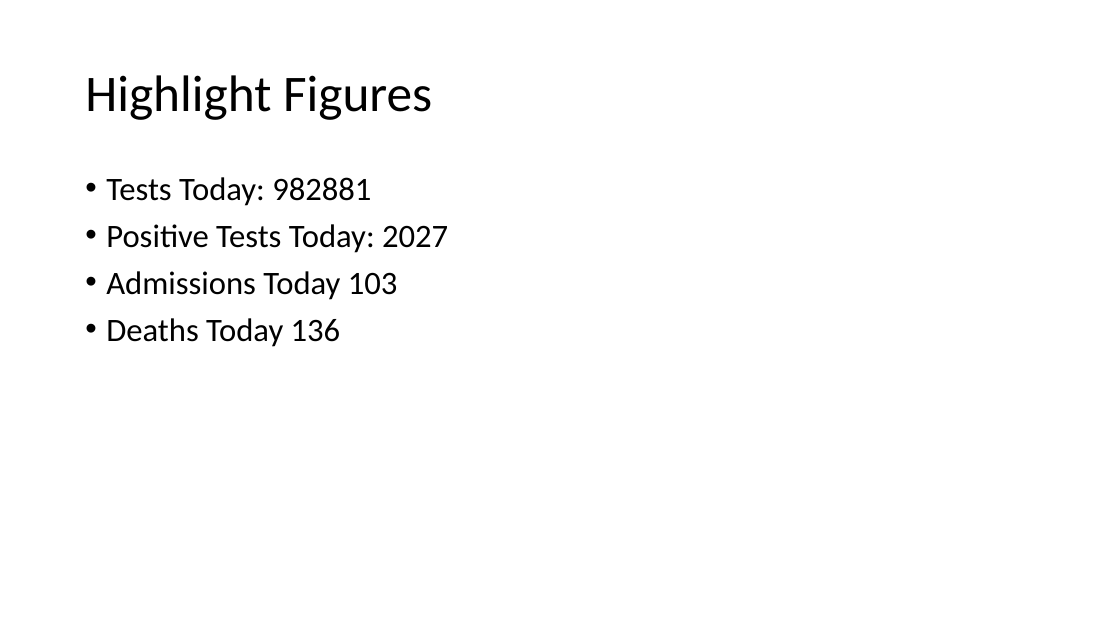
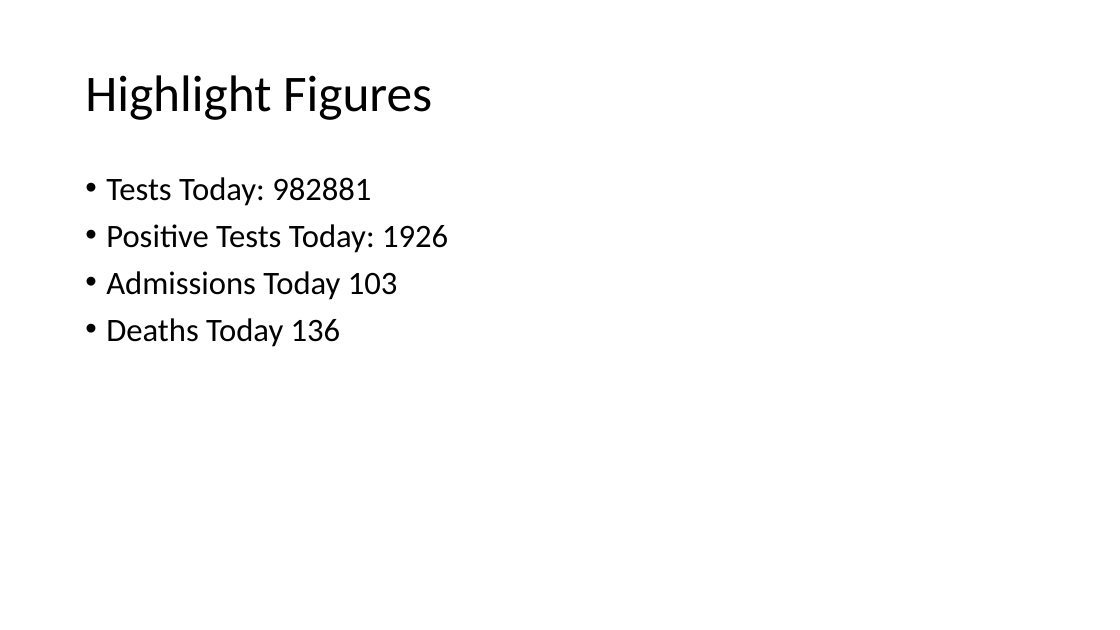
Before and after one commit to evolvedlight/uk_covid_slides, a slide deck: slide 2 of CovidData.pptx. Drawn at 1120x630 pixels with LibreOffice and Linux fonts; fonts in the diff are those of the drawing. Boxes give left, top, right and bottom in pixels: in the first picture for what was removed or moved away, otherwise in the second. Text is boxed around its words. In the diff, an @@ line names an element or a change of style, - is before the commit and + after.

Commit message:
Add updated figures

```diff
--- a/CovidData.pptx
+++ b/CovidData.pptx
@@ text at (106, 224, 448, 253): text changed @@
-• Positive Tests Today: 2027
+• Positive Tests Today: 1926
```
